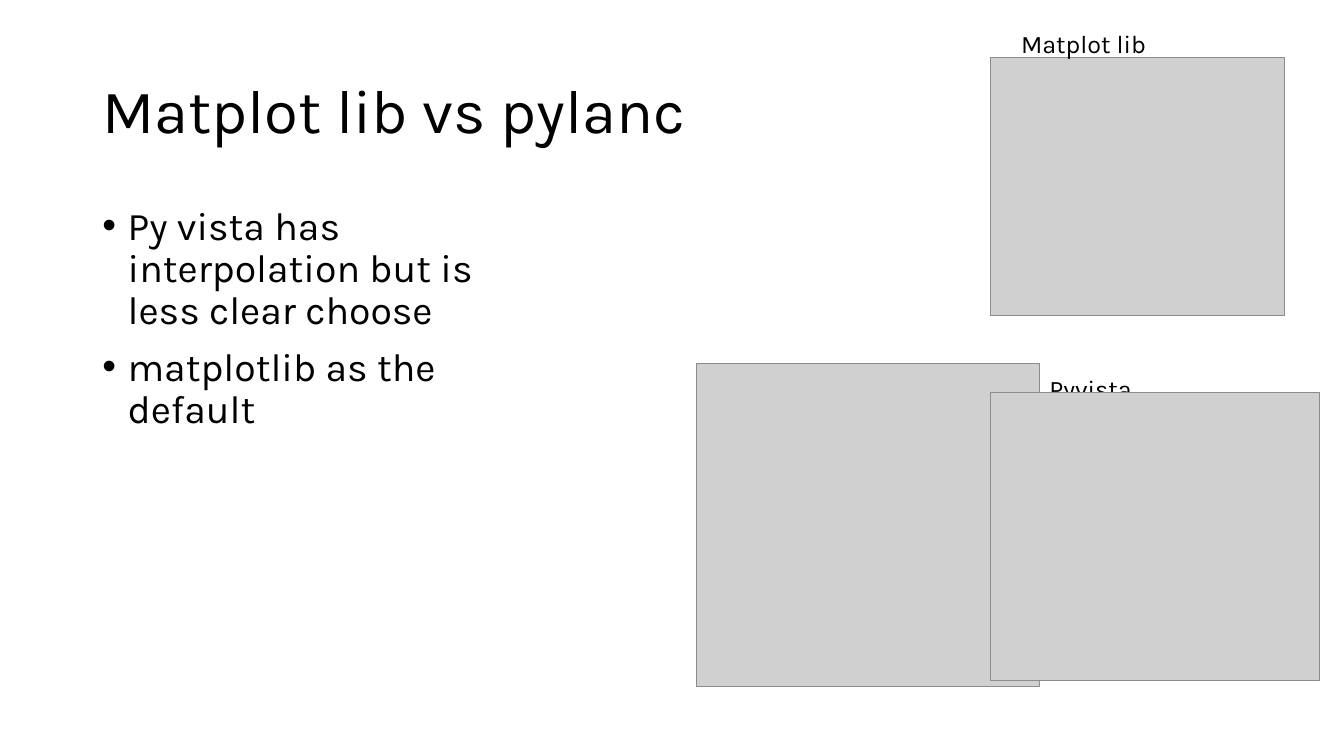
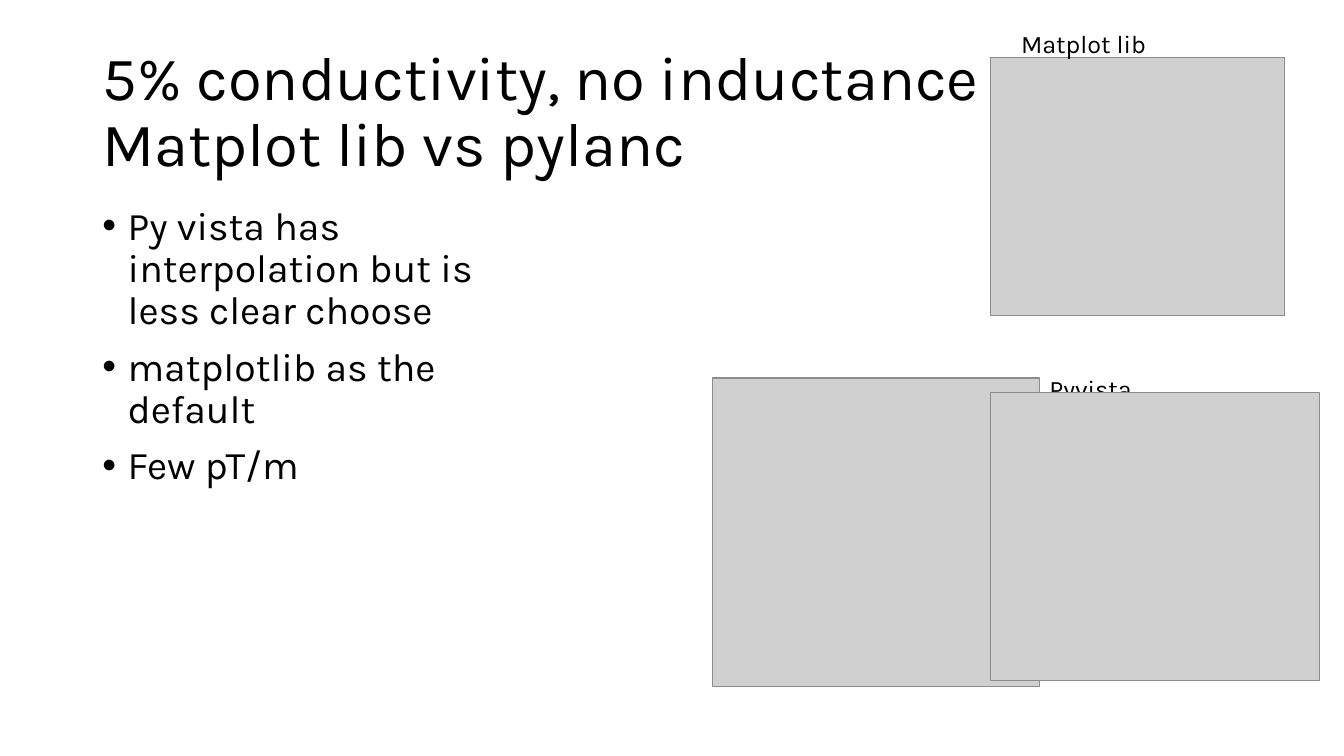
Before and after one commit to malindeman1999/gradiometer, a slide deck: slide 7 of Notes/Notes About Gradieometer.pptx. Drawn at 1344x756 pixels with LibreOffice and Linux fonts; fonts in the diff are those of the drawing; grey boxes stand for pictures. Boxes give left, top, right and bottom in pixels: in the first picture for what was removed or moved away, otherwise in the second. Text is boxed around its words. In the diff, an @@ line names an element or a change of style, - is before the commit and + after.

```diff
--- a/Notes/Notes About Gradieometer.pptx
+++ b/Notes/Notes About Gradieometer.pptx
@@ title at [102,57,979,181]: text changed @@
-Matplot lib vs pylanc
+5% conductivity, no inductance
+Matplot lib vs pylanc
@@ picture: place and size @@
-picture at [697,364,1040,687]
+picture at [712,378,1040,687]
@@ text at [128,450,299,489]: paragraph added @@
+• Few pT/m
```
Also in this commit, not shown: 3 slides added, 11 other files.
